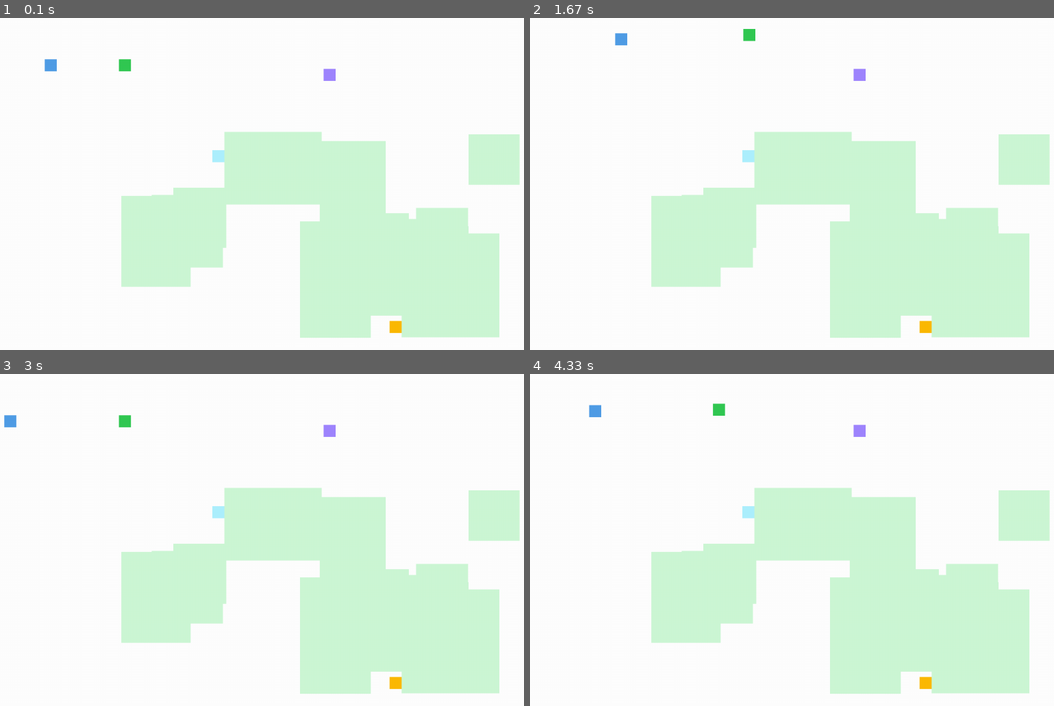
Above: before the commit, frames 1-4 (two rows, left to right).
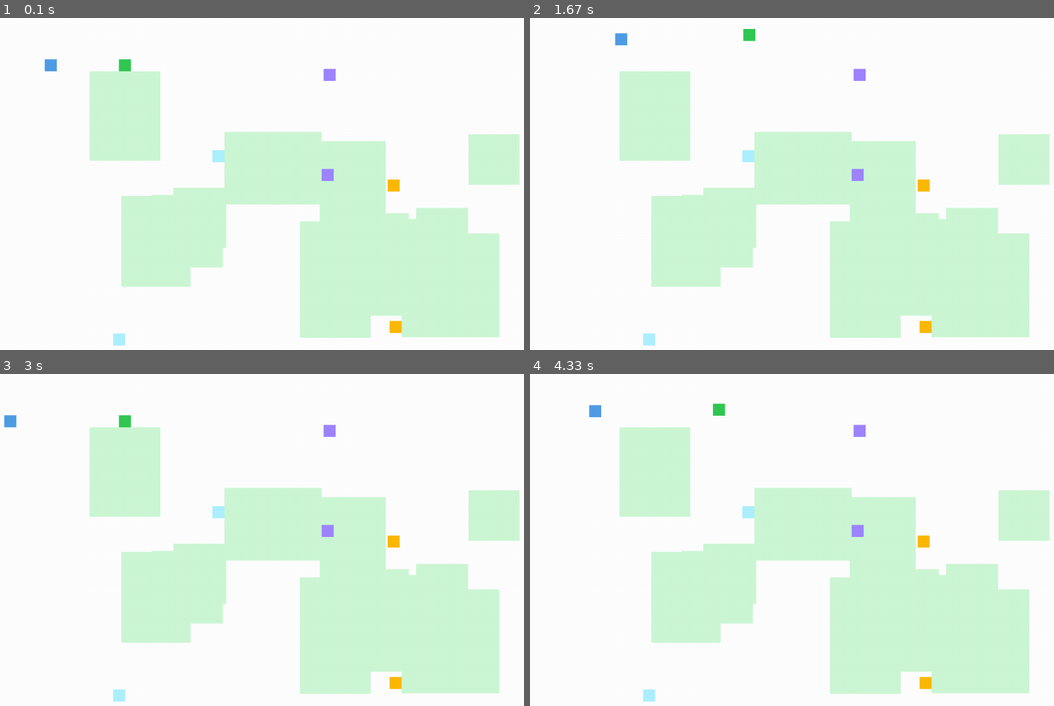
Above: after the commit, the same moments.

Repository: manit-cool/HideAndSeekGamePygame
Game: pygame game, started from main.py
The game is run twice, just before and just after one commit, with the same random seed, the same clock (stepped at 60 frames per second) and the same inputs.
Inputs:
- Up to frame 1 (0.1 s): no input
- Up to frame 2 (1.67 s): hold Right 0.33-0.8 s; hold Up 0.83-1.13 s; hold W 0.83-1.13 s; hold Right 1.17-1.63 s; hold D 1.17-1.63 s
- Up to frame 3 (3 s): hold Left 1.67-2.2 s; hold A 1.67-2.2 s; hold Down 2.23-2.53 s; hold S 2.23-2.53 s; hold Left 2.57-2.97 s; hold A 2.57-2.97 s
- Up to frame 4 (4.33 s): hold Up 3-3.37 s; hold W 3-3.37 s; hold Right 3.4-4.03 s; hold D 3.4-4.03 s; hold Down from 4.07 s (still down); hold S from 4.07 s (still down)

The runs differ from the first frame. In frame 1, 3.9% of the frame differs, in the area x 17-90%, y 16-99%; in frame 2, 3.9%; in frame 3, 3.9%; in frame 4, 3.9%.

Commit message:
powerups finished

Diff:
--- a/main.py
+++ b/main.py
@@ -1,4 +1,4 @@
-import player, pygame, random, powerups, powerup_managing_system, obstacles
+import player, pygame, random, powerups, powerup_managing_system, powerup_management_seeker, obstacles
 # a cool nice and fun game :D
 # really cool and fun hide and seek game :D
 
@@ -15,16 +15,24 @@
 
         #powerups
         self.powerup_management = powerup_managing_system.powerup_manager(self.screen, self.Hider, self.Seeker) # this one is for the player!
-        self.powerup_management_seeker = None
+        self.powerup_management_seeker = powerup_management_seeker.powerup_manager(self.screen, self.Seeker)
         self.collidables = []
+
         self.collidables.append(self.Hider)
         self.collidables.append(self.Seeker)
         self.collidables.append(self.powerup_management.powerup[0])
         self.collidables.append(self.powerup_management.powerup[1])
         self.collidables.append(self.powerup_management.powerup[2])
+        self.collidables.append(self.powerup_management_seeker.powerup[0])
+        self.collidables.append(self.powerup_management_seeker.powerup[1])
+        self.collidables.append(self.powerup_management_seeker.powerup[2])
         self.obstacles = []
+
         for i in range(random.randint(10, 15)):
             self.obstacles.append(obstacles.wall())
+
+        self.obstacles[-1].rect.center = self.Seeker.rect.center
+        self.obstacles[-1].rect.top = self.Seeker.rect.bottom
 
     def update(self):
         while self.running:
@@ -44,6 +52,8 @@
             self.Hider.movement()
             self.Seeker.movement_arrow_pad()
             self.powerup_management.update_powerups()
+            self.powerup_management_seeker.update_powerups(self.obstacles)
+
             pygame.display.flip()
             self.clock.tick(120)
 
--- a/obstacles.py
+++ b/obstacles.py
@@ -13,9 +13,8 @@
     def un_stuck(self, collidables):
         for i in collidables:
             while self.rect.colliderect(i.rect):
-                if i.name == 1 and i.phase == True:
+                if i.name == 1 and i.phase == True or i.name == 0 and i.phase == True:
                     break
-
                 else:
                     overlap_left   = i.rect.right - self.rect.left
                     overlap_right  = self.rect.right - i.rect.left
--- a/plan.txt
+++ b/plan.txt
@@ -2,16 +2,18 @@
 
 Hider:
 
-* start move: collect powerup tokens around the map, to have a chance to roll a random powerup
+speed boost - DONE
+phase through walls - DONE
 
-speed boost - DONE
+Special:
 trap - DONE
-phase through walls - DONE
 
 --------------------------------------------------------------------------------------------
 
 Seeker:
 
-Teleport to the player in radius of maybe like 154 pixels away (like 9 blocks in minecraft?)
+speed boost (aswell)
+phase through walls (also)
 
-Grapple Hook - not using the mouse, but the direction the hider is going towards!
+Special:
+Barricade
--- a/powerup_management_seeker.py
+++ b/powerup_management_seeker.py
@@ -0,0 +1,34 @@
+import pygame
+import powerups
+
+class powerup_manager():
+    def __init__(self, screen, player):
+        self.screen = screen
+        self.powerup = []
+        self.player = player
+        self.powerup.append(powerups.speed_boost())
+        self.powerup.append(powerups.phase_through_walls())
+        self.powerup.append(powerups.barricade())
+
+    def draw_powerups(self):
+        for i in self.powerup:
+            i.draw(self.screen)
+
+    def collide_powerups(self, obstacles):
+        for i in self.powerup:
+            if i.name == "barricade":
+                i.collision(self.player, obstacles)
+            else:
+                i.collisions(self.player)
+
+    def powerup_updates(self):
+        for i in self.powerup:
+            if i.name == "speed" or  i.name == "phase":
+                i.update(self.player)
+                if i.effect_dur == True:
+                    self.powerup.remove(i)
+
+    def update_powerups(self, obstacles):
+        self.draw_powerups()
+        self.collide_powerups(obstacles)
+        self.powerup_updates()
--- a/powerup_managing_system copy.py
+++ /dev/null
@@ -1,33 +0,0 @@
-import pygame
-import powerups
-
-class powerup_manager():
-    def __init__(self, screen, player, hider):
-        self.screen = screen
-        self.powerup = []
-        self.player = player
-        self.seeker = hider
-        self.powerup.append(powerups.speed_boost())
-        self.powerup.append(powerups.trap())
-
-    def draw_powerups(self):
-        for i in self.powerup:
-            i.draw(self.screen)
-
-    def collide_powerups(self):
-        for i in self.powerup:
-            i.collisions(self.player)
-
-    def powerup_updates(self):
-        for i in self.powerup:
-            if i.name == "speed":
-                i.update(self.player)
-                if i.effect_dur == True:
-                    self.powerup.remove(i)
-            if i.name == "trap":
-                i.update(self.player, self.seeker)
-
-    def update_powerups(self):
-        self.draw_powerups()
-        self.collide_powerups()
-        self.powerup_updates()
--- a/powerups.py
+++ b/powerups.py
@@ -1,5 +1,6 @@
 import pygame
 import random
+import obstacles
 
 class speed_boost():
     def __init__(self):
@@ -123,3 +124,24 @@
         if self.collected:
             self.timer_start()
             self.effect_dur(player)
+
+class barricade():
+    def __init__(self):
+        self.name = "barricade"
+        self.rect = pygame.Rect(random.randint(0,1255), random.randint(0,695), 25, 25)
+        self.can_place = False
+
+    def draw(self, screen):
+        pygame.draw.rect(screen, (173, 240, 255), self.rect)
+
+    def collision(self, player ,Obstacles):
+        if pygame.Rect.colliderect(self.rect, player.rect):
+            self.rect.x = 2000
+            self.can_place = True
+        keys = pygame.key.get_pressed()
+
+        if self.can_place and keys[pygame.K_RSHIFT]:
+            Obstacles.append(obstacles.wall())
+            Obstacles[-1].rect.x = player.rect.x
+            Obstacles[-1].rect.y = player.rect.bottom
+            self.can_place = False
Not shown, changed: .gitignore
